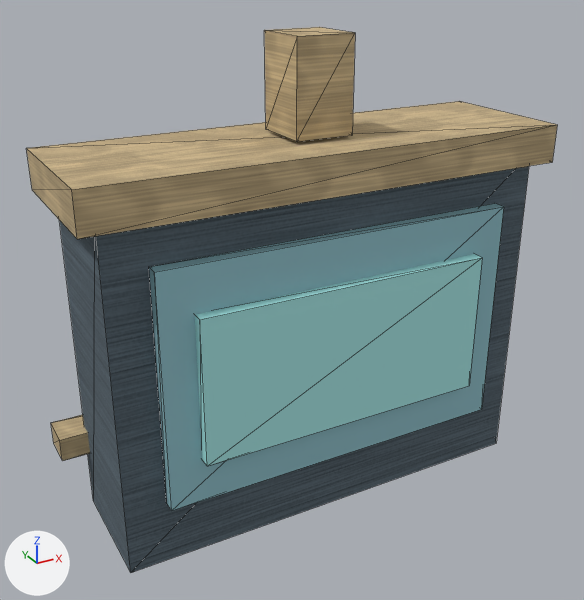
Before and after pictures for a commit that changed the glTF model demo-domain-b/assets/gallery/gallery-wayfinding-beacon.glb.
Before and after are seen from a camera (50 mm lens) standing at (-1.69, -2.93, 2.41) and looking at (-0.08, 0.0, 0.95). Arrows for +X, +Y and +Z are at lower left; the lights stay in place. The picture after the commit comes second. Mesh edges are drawn as thin lines.

The first picture shows 'gallery-wayfinding-beacon'.
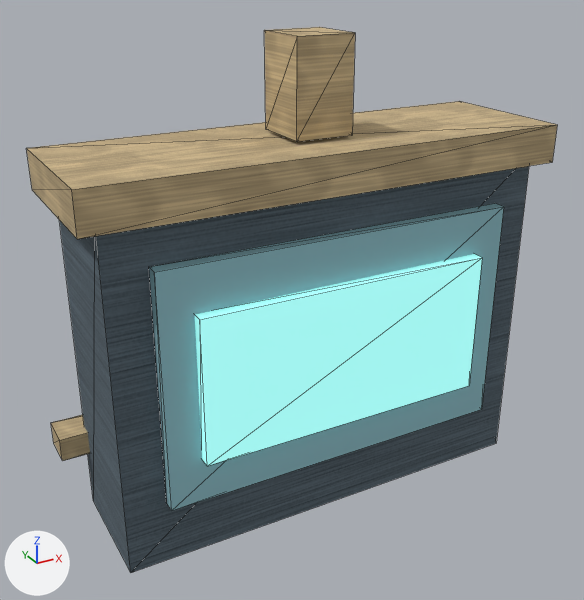
What changed in the scene script:
```text
Change mat_material_3:
    add mat_material_3.emission_strength = 1.0
    add mat_material_3.emission_color = (0.2, 0.58, 0.55)  # cyan #7cc8c4
```

Location of each change, [x1, y1, x2, y2] in pixels of the pictures (584 x 600 px):
'gallery-wayfinding-beacon', recoloured, surface changed (lighter): [180, 244, 485, 469] in both
